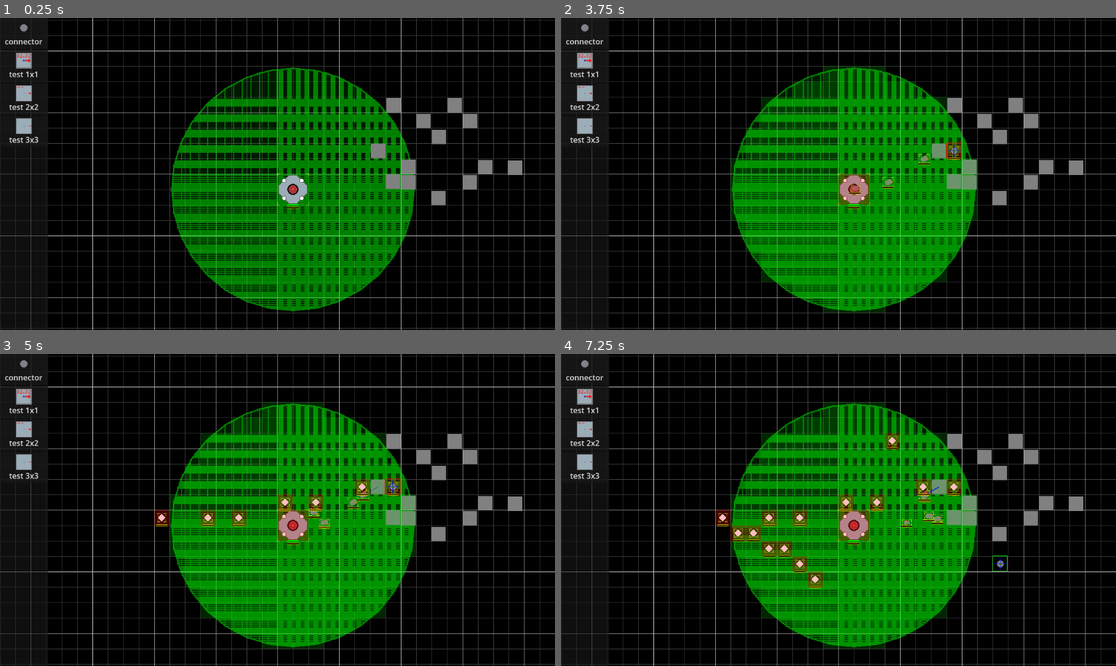
Above: before the commit, frames 1-4 (two rows, left to right).
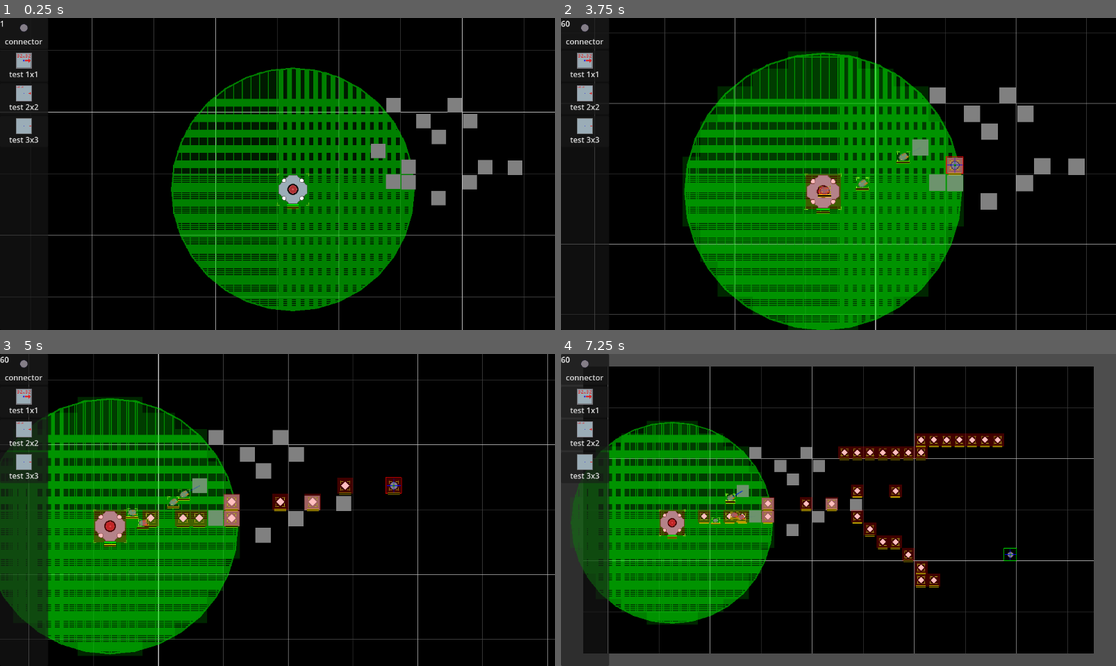
Above: after the commit, the same moments.

Repository: AtkinTC/space-industry-v4
Game: Godot game, scene res://game/test_scene.tscn
Two runs of this game, one before a commit and one after it. Both use one fixed random seed, a clock stepped at 60 frames per second and the inputs below.
Inputs (mouse positions are in pixels of both pictures, inside the frame that each line leads up to):
- Up to frame 1 (0.25 s): no input
- Up to frame 2 (3.75 s): click "test 1x1" at 0.5 s; click "test 2x2" at 1.25 s; click "test 3x3" at 2 s; click "connector" at 2.75 s; move the mouse to (960, 158) at 3.52 s; hold Right (ui_right) from 3.53 s (still down); tap Z (zoom_in, bound only after the commit) at 3.6 s; click (960, 158) at 3.67 s
- Up to frame 3 (5 s): tap X (zoom_out, bound only after the commit) at 3.8 s; release Right (ui_right) at 4.25 s; drag from (166, 525) to (394, 488) at 4.27 s
- Up to frame 4 (7.25 s): move the mouse to (894, 441) at 5.02 s; press the mouse at (894, 441) at 5.03 s; hold Right (ui_right) 5.03-5.75 s; tap X (zoom_out, bound only after the commit) at 5.3, 6.8 s; release the mouse at (894, 441) at 5.75 s; drag from (810, 572) to (721, 516) at 5.77 s; move the mouse to (1005, 556) at 6.52 s; hold Left (ui_left) from 6.53 s (still down); tap Z (zoom_in, bound only after the commit) at 6.6 s

The runs differ from the first frame. In frame 1, 8.0% of the frame differs, in the area x 0-100%, y 0-100%; in frame 2, 22%; in frame 3, 53%; in frame 4, 60%.

Commit message:
add movable ControlledCamera2D class and FPSLabel display

Diff:
--- a/game/background/background_grid.gd
+++ b/game/background/background_grid.gd
@@ -2,13 +2,12 @@
 extends Sprite2D
 class_name BackgroundGrid
 
-@export var grid_cell_size : Vector2i = Vector2i(32,32)
-
 # Called when the node enters the scene tree for the first time.
 func _ready() -> void:
-	material.set_shader_parameter("position", position - get_rect().size/2)
-	material.set_shader_parameter("gridWidth_1", grid_cell_size)
+	material.set_shader_parameter("position", global_position - get_rect().size/2 + Vector2.ONE)
+	material.set_shader_parameter("gridWidth_1", Constants.TILE_SIZE_I * 4)
+	material.set_shader_parameter("gridWidth_2", Constants.TILE_SIZE_I * 8)
 
 # Called every frame. 'delta' is the elapsed time since the previous frame.
 func _process(_delta: float) -> void:
-	material.set_shader_parameter("position", position - get_rect().size/2)
+	material.set_shader_parameter("position", global_position - get_rect().size/2 + Vector2.ONE)
--- /dev/null
+++ b/game/controlled_camera_2d.gd
@@ -0,0 +1,64 @@
+class_name ControlledCamera2D
+extends Camera2D
+
+@export var left_action : String = "ui_left"
+@export var right_action : String = "ui_right"
+@export var up_action :String = "ui_up"
+@export var down_action : String= "ui_down"
+@export var zoom_in_action :String = "zoom_in"
+@export var zoom_out_action : String= "zoom_out"
+
+@export var max_speed := 500.0
+@export_range(0.0, 1.0) var acceleration := 0.1
+@export_range(0.0, 1.0) var deceleration := 0.1
+
+var move_direction := Vector2.ZERO
+var move_speed = Vector2.ZERO
+
+@export_range(0.0, 10.0) var min_zoom : float = 0.25
+@export_range(0.0, 10.0) var max_zoom : float = 3.0
+@export_range(0.0, 10.0) var zoom_level : float = 1.0
+
+@export_range(0.0, 10.0) var max_zoom_speed := 0.025
+@export_range(0.0, 1.0) var zoom_acceleration := 0.25
+@export_range(0.0, 1.0) var zoom_deceleration := 0.1
+
+var zoom_direction := 0.0
+var zoom_speed := 0.0
+
+func _physics_process(_delta):
+	var adj_max_speed = max_speed / zoom_level
+
+	##Camera Movement
+	var speed_offset = adj_max_speed * acceleration * move_direction
+
+	move_speed.x = clamp(move_speed.x + speed_offset.x, -adj_max_speed, adj_max_speed)
+	move_speed.y = clamp(move_speed.y + speed_offset.y, -adj_max_speed, adj_max_speed)
+
+	if move_direction.x == 0:
+		move_speed.x *= (1.0 - deceleration)
+	if move_direction.y == 0:
+		move_speed.y *= (1.0 - deceleration)
+
+	global_translate(move_speed * _delta)
+
+	##Camera Zoom
+	var zoom_offset = max_zoom_speed * zoom_acceleration * zoom_direction
+	zoom_speed = clamp(zoom_speed + zoom_offset, -max_zoom_speed, max_zoom_speed)
+
+	if(is_equal_approx(zoom_direction, 0)):
+		if(abs(zoom_speed) < 0.001):
+			zoom_speed = 0.0
+		else:
+			zoom_speed *= (1.0 - zoom_deceleration)
+
+	zoom_level = clamp(zoom_level + zoom_speed, min_zoom, max_zoom)
+	set_zoom(Vector2(zoom_level, zoom_level))
+
+func _input(_event):
+	move_direction.x = Input.get_action_strength(right_action) - Input.get_action_strength(left_action)
+	move_direction.y = Input.get_action_strength(down_action) - Input.get_action_strength(up_action)
+	zoom_direction = Input.get_action_strength(zoom_in_action) - Input.get_action_strength(zoom_out_action)
+
+func get_zoom_level() -> float:
+	return zoom_level
--- a/game/test_scene.tscn
+++ b/game/test_scene.tscn
@@ -1,10 +1,12 @@
-[gd_scene load_steps=17 format=3 uid="uid://lqf5gy55eirv"]
+[gd_scene load_steps=19 format=3 uid="uid://lqf5gy55eirv"]
 
 [ext_resource type="Shader" path="res://resources/shaders/grid.gdshader" id="1_lnwkc"]
 [ext_resource type="Script" path="res://game/test_scene.gd" id="1_ri3n2"]
 [ext_resource type="Texture2D" uid="uid://d4cd7gowjm2dq" path="res://assets/sprites/black.png" id="2_4g3ld"]
 [ext_resource type="Script" path="res://game/ui/structure_build_menu.gd" id="2_yft4b"]
 [ext_resource type="Script" path="res://game/background/background_grid.gd" id="3_apepi"]
+[ext_resource type="Script" path="res://game/controlled_camera_2d.gd" id="3_gfo3c"]
+[ext_resource type="Script" path="res://game/ui/fps_label.gd" id="3_sf1tg"]
 [ext_resource type="PackedScene" uid="uid://dsl7crppb7ut5" path="res://game/objects/asteroid_iron.tscn" id="4_3tfyi"]
 [ext_resource type="Shader" path="res://resources/shaders/canvas_group_area.gdshader" id="5_b2sve"]
 [ext_resource type="Script" path="res://game/influence_canvas.gd" id="5_w38rg"]
@@ -18,7 +20,7 @@
 [sub_resource type="ShaderMaterial" id="ShaderMaterial_hglpe"]
 shader = ExtResource("1_lnwkc")
 shader_parameter/radius = 32.0
-shader_parameter/position = Vector2(-640, -360)
+shader_parameter/position = Vector2(-639, -359)
 shader_parameter/gridWidth_1 = Vector2(32, 32)
 shader_parameter/lineWidth_1 = 1.0
 shader_parameter/gridColor_1 = Vector4(0.25, 0.25, 0.25, 0.25)
@@ -67,7 +69,18 @@
 grow_vertical = 2
 script = ExtResource("2_yft4b")
 
+[node name="FPSLabel" type="Label" parent="CanvasLayer"]
+offset_right = 40.0
+offset_bottom = 23.0
+script = ExtResource("3_sf1tg")
+
 [node name="Camera2D" type="Camera2D" parent="."]
+position_smoothing_speed = 10.0
+script = ExtResource("3_gfo3c")
+left_action = "left"
+right_action = "right"
+up_action = "up"
+down_action = "down"
 
 [node name="BackgroundGrid" type="Sprite2D" parent="Camera2D"]
 material = SubResource("ShaderMaterial_hglpe")
--- /dev/null
+++ b/game/ui/fps_label.gd
@@ -0,0 +1,11 @@
+extends Label
+class_name FPSLabel
+
+
+# Called when the node enters the scene tree for the first time.
+func _ready() -> void:
+	pass # Replace with function body.
+
+# Called every frame. 'delta' is the elapsed time since the previous frame.
+func _process(_delta: float) -> void:
+	self.text = str(Engine.get_frames_per_second())
--- a/project.godot
+++ b/project.godot
@@ -38,6 +38,40 @@
 "events": [Object(InputEventMouseButton,"resource_local_to_scene":false,"resource_name":"","device":-1,"window_id":0,"a …(258 unchanged characters)…
 ]
 }
+zoom_in={
+"deadzone": 0.5,
+"events": [Object(InputEventKey,"resource_local_to_scene":false,"resource_name":"","device":-1,"window_id":0,"alt_pressed":false,"shift_pressed":false,"ctrl_pressed":false,"meta_pressed":false,"pressed":false,"keycode":0,"physical_keycode":90,"key_label":0,"unicode":122,"echo":false,"script":null)
+]
+}
+zoom_out={
+"deadzone": 0.5,
+"events": [Object(InputEventKey,"resource_local_to_scene":false,"resource_name":"","device":-1,"window_id":0,"alt_pressed":false,"shift_pressed":false,"ctrl_pressed":false,"meta_pressed":false,"pressed":false,"keycode":0,"physical_keycode":88,"key_label":0,"unicode":120,"echo":false,"script":null)
+]
+}
+left={
+"deadzone": 0.5,
+"events": [Object(InputEventKey,"resource_local_to_scene":false,"resource_name":"","device":-1,"window_id":0,"alt_pressed":false,"shift_pressed":false,"ctrl_pressed":false,"meta_pressed":false,"pressed":false,"keycode":0,"physical_keycode":4194319,"key_label":0,"unicode":0,"echo":false,"script":null)
+, Object(InputEventKey,"resource_local_to_scene":false,"resource_name":"","device":-1,"window_id":0,"alt_pressed":false,"shift_pressed":false,"ctrl_pressed":false,"meta_pressed":false,"pressed":false,"keycode":0,"physical_keycode":65,"key_label":0,"unicode":97,"echo":false,"script":null)
+]
+}
+right={
+"deadzone": 0.5,
+"events": [Object(InputEventKey,"resource_local_to_scene":false,"resource_name":"","device":-1,"window_id":0,"alt_pressed":false,"shift_pressed":false,"ctrl_pressed":false,"meta_pressed":false,"pressed":false,"keycode":0,"physical_keycode":4194321,"key_label":0,"unicode":0,"echo":false,"script":null)
+, Object(InputEventKey,"resource_local_to_scene":false,"resource_name":"","device":-1,"window_id":0,"alt_pressed":false,"shift_pressed":false,"ctrl_pressed":false,"meta_pressed":false,"pressed":false,"keycode":0,"physical_keycode":68,"key_label":0,"unicode":100,"echo":false,"script":null)
+]
+}
+up={
+"deadzone": 0.5,
+"events": [Object(InputEventKey,"resource_local_to_scene":false,"resource_name":"","device":-1,"window_id":0,"alt_pressed":false,"shift_pressed":false,"ctrl_pressed":false,"meta_pressed":false,"pressed":false,"keycode":0,"physical_keycode":4194320,"key_label":0,"unicode":0,"echo":false,"script":null)
+, Object(InputEventKey,"resource_local_to_scene":false,"resource_name":"","device":-1,"window_id":0,"alt_pressed":false,"shift_pressed":false,"ctrl_pressed":false,"meta_pressed":false,"pressed":false,"keycode":0,"physical_keycode":87,"key_label":0,"unicode":119,"echo":false,"script":null)
+]
+}
+down={
+"deadzone": 0.5,
+"events": [Object(InputEventKey,"resource_local_to_scene":false,"resource_name":"","device":-1,"window_id":0,"alt_pressed":false,"shift_pressed":false,"ctrl_pressed":false,"meta_pressed":false,"pressed":false,"keycode":0,"physical_keycode":4194322,"key_label":0,"unicode":0,"echo":false,"script":null)
+, Object(InputEventKey,"resource_local_to_scene":false,"resource_name":"","device":-1,"window_id":0,"alt_pressed":false,"shift_pressed":false,"ctrl_pressed":false,"meta_pressed":false,"pressed":false,"keycode":0,"physical_keycode":83,"key_label":0,"unicode":115,"echo":false,"script":null)
+]
+}
 
 [layer_names]
 
